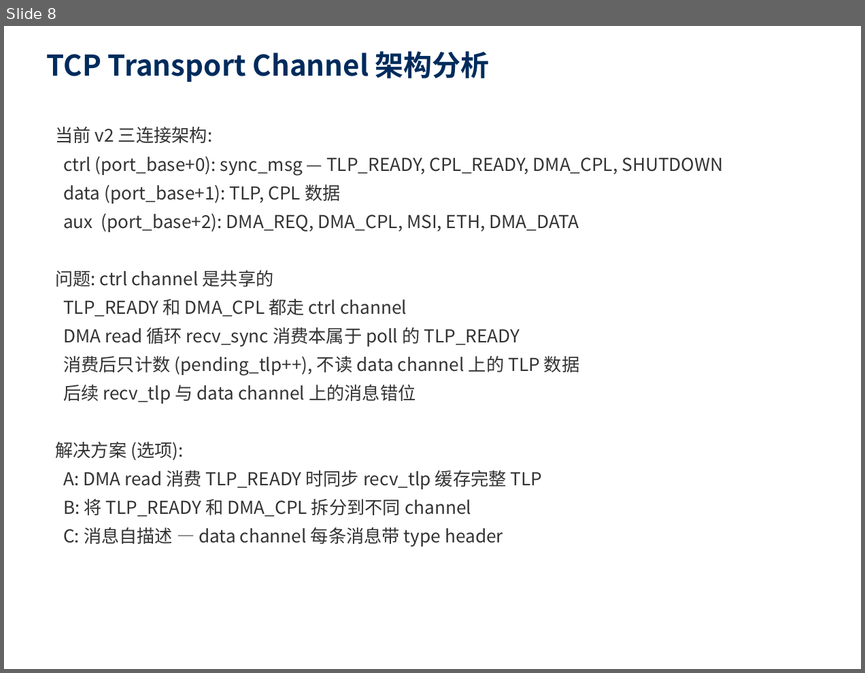
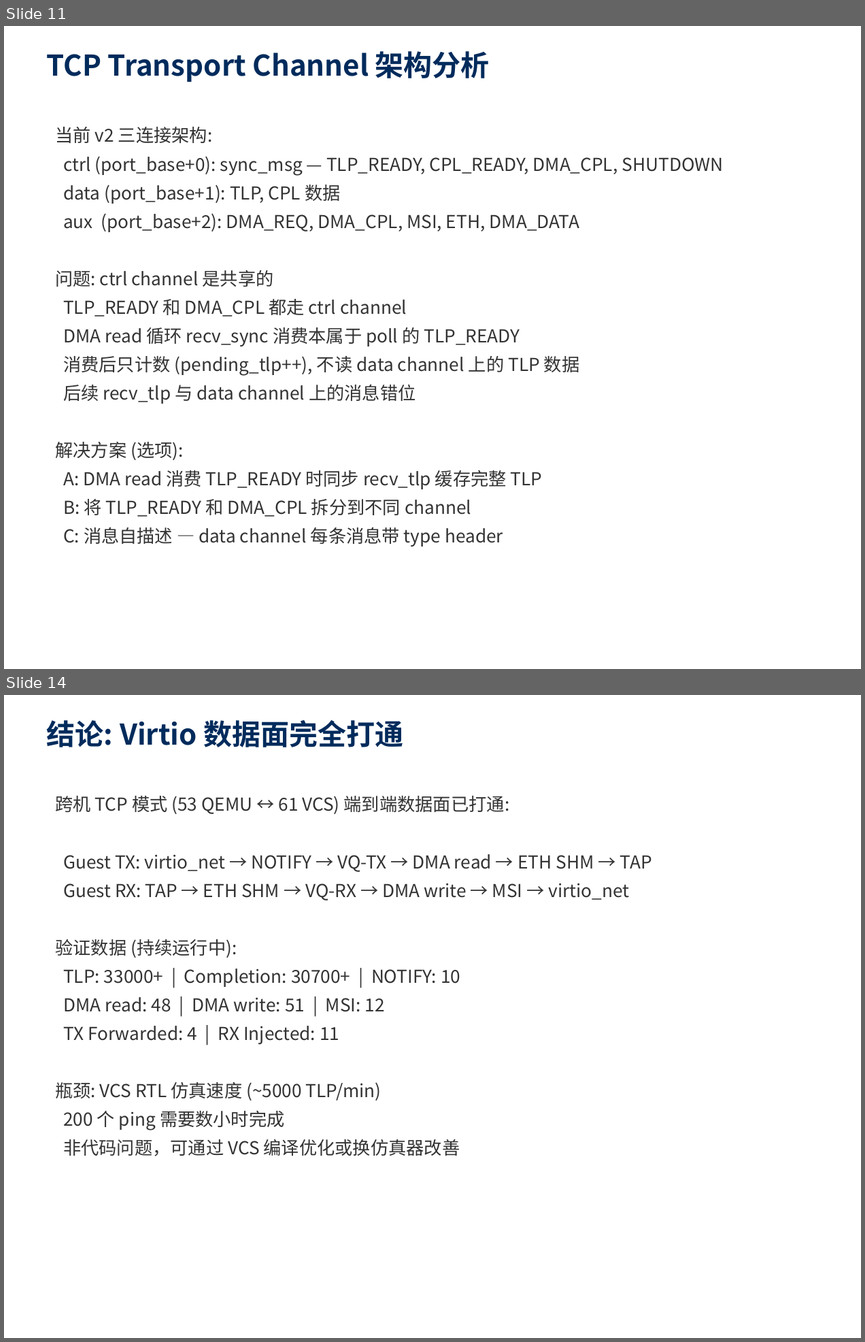
Before and after one commit to Beihang-yuting/QEMU_VCS, a slide deck: docs/cosim_issue_report.pptx. Shown one above the other, each under a label of ours: slide 8 before the commit, slides 11 and 14 after it; the slides between them are not shown. The pictures are 865x673 and 865x1342 pixels, drawn with LibreOffice and Linux fonts; fonts in the diff are those of the drawing. Boxes give left, top, right and bottom in pixels: in the first picture for what was removed or moved away, otherwise in the second. Text is boxed around its words. In the diff, an @@ line names an element or a change of style, - is before the commit and + after.

Commit message:
chore: 文档整理 + 问题报告 PPT 更新
- 将根目录 5 个 pptx/docx 移到 docs/ 目录
- 更新问题排查报告 PPT:
  - 新增问题 #9(NOTIFY冻结仿真) #10(_nb协议错位) #11(DMA write顺序)
  - 全部 11 个问题标记为已修复
  - 验证结果表更新为最新数据（33000+ TLP, 双向数据面打通）
  - 新增"数据面打通"结论 slide

```diff
--- a/docs/cosim_issue_report.pptx
+++ b/docs/cosim_issue_report.pptx
@@ slide 14 added at <box>4,695,861,1338</box>, background #FFFFFF @@
@@ text added at <box>47,720,403,747</box>, 24 pt, text #002B5C, bold @@
+结论: Virtio 数据面完全打通
@@ text added at <box>55,796,652,1156</box>, 15 pt, text #333333 @@
+跨机 TCP 模式 (53 QEMU ↔ 61 VCS) 端到端数据面已打通:
+Guest TX: virtio_net → NOTIFY → VQ-TX → DMA read → ETH SHM → TAP
+Guest RX: TAP → ETH SHM → VQ-RX → DMA write → MSI → virtio_net
+验证数据 (持续运行中):
+TLP: 33000+ | Completion: 30700+ | NOTIFY: 10
+DMA read: 48 | DMA write: 51 | MSI: 12
+TX Forwarded: 4 | RX Injected: 11
+瓶颈: VCS RTL 仿真速度 (~5000 TLP/min)
+200 个 ping 需要数小时完成
+非代码问题，可通过 VCS 编译优化或换仿真器改善
@@ what was slide 8 is now slide 11 @@
```
Also in this commit, not shown: 4 slides changed, 3 other slides added, 1 slide removed, 9 other files.
